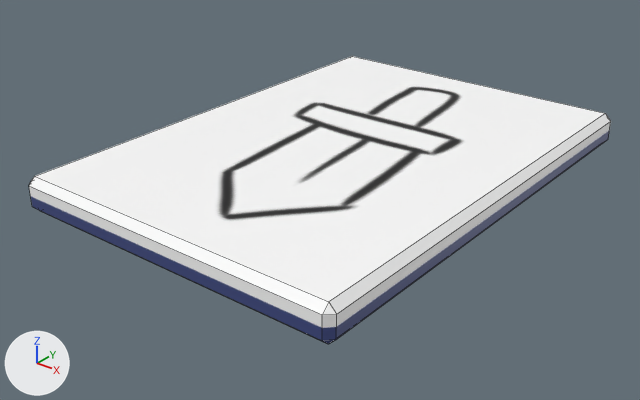
Renders of the FBX model Assets/Prefabs/Card.fbx from each side of a commit.
The view is the same before and after, from a 50 mm lens placed at (17.79, 0.808, 0.884), pointed at (17.084, 1.69, 0.337). Arrows for +X, +Y and +Z are at lower left; the lights stay in place. Mesh edges are drawn as thin lines. Where no turn or scale is listed for an object, it has been applied to the vertices.

Objects in the first picture: 'Card'.
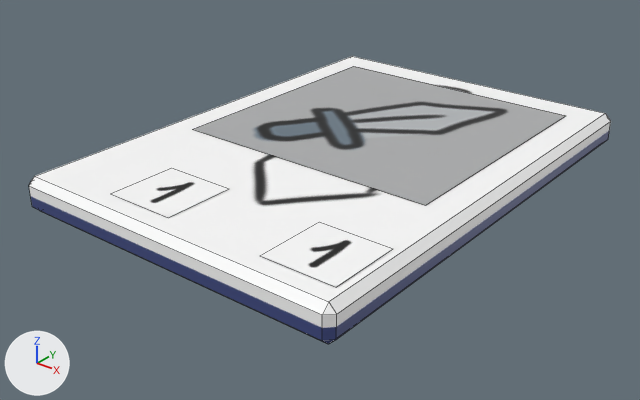
Location of each change, [x1, y1, x2, y2] in pixels of the pictures (640 x 400 px):
```json
{"part": 1, "of": "me_cube_022", "change": "added", "after": [111, 66, 566, 287]}
{"part": 2, "of": "me_cube_022", "change": "surface changed", "before": [107, 63, 569, 291], "after": [107, 63, 569, 291]}
```

The change, as JSON lines over the scene's bpy script:
```json
{"op": "add", "block": "img_1_png", "code": ["img_1_png = load_image('1.png', 'CardTextures/numbers/1.png', 64, 64, 'sRGB')"]}
{"op": "add", "block": "img_weapon0_png", "code": ["img_weapon0_png = load_image('weapon0.png', 'CardTextures/images/weapon0.png', 128, 128, 'sRGB')"]}
{"op": "add", "block": "mat_damage", "code": ["mat_damage = principled_material('Damage')", "mat_damage.texture = img_1_png"]}
{"op": "add", "block": "mat_health", "code": ["mat_health = principled_material('Health')", "mat_health.texture = img_1_png"]}
{"op": "add", "block": "mat_image", "code": ["mat_image = principled_material('Image')", "mat_image.texture = img_weapon0_png"]}
{"block": "me_cube_022", "where": "# used by ob_card; location = (17.094, 1.731, 0.365)"}
{"block": "me_cube_022", "where": "# verts and faces of me_cube_022; kept vertices keep their numbers, new ones are numbered from 24"}
{"op": "remove", "block": "me_cube_022", "code": "me_cube_022.from_pydata(...)  # 24 vertices, 26 faces; spans x -0.25..0.25, y -0.35..0.35, z 0.0..0.05"}
{"op": "add", "block": "me_cube_022", "code": "me_cube_022.from_pydata(...)  # 36 vertices, 29 faces; spans x -0.25..0.25, y -0.35..0.35, z 0.0..0.051"}
{"block": "me_cube_022", "change": "me_cube_022 part 1"}
{"op": "add", "block": "me_cube_022", "code": "verts[24] = (-0.12, -0.315, 0.051)  # pixel (110, 193)"}
{"op": "add", "block": "me_cube_022", "code": "verts[25] = (-0.12, -0.213, 0.051)  # pixel (171, 167)"}
{"op": "add", "block": "me_cube_022", "code": "verts[26] = (0.126, -0.315, 0.051)  # pixel (259, 255)"}
{"op": "add", "block": "me_cube_022", "code": "verts[27] = (0.126, -0.213, 0.051)  # pixel (319, 221)"}
{"op": "add", "block": "me_cube_022", "code": "for new, old in zip([*range(28, 32)], [*range(24, 28)]): verts[new] = verts[old] + (0.104, 0.0, 0.0)"}
{"op": "add", "block": "me_cube_022", "code": "verts[32] = (-0.199, -0.1, 0.051)  # pixel (192, 129)"}
{"op": "add", "block": "me_cube_022", "code": "verts[33] = (0.199, -0.1, 0.051)  # pixel (425, 205)"}
{"op": "add", "block": "me_cube_022", "code": "verts[34] = (-0.199, 0.291, 0.051)  # pixel (353, 66)"}
{"op": "add", "block": "me_cube_022", "code": "verts[35] = (0.199, 0.291, 0.051)  # pixel (566, 115)"}
{"op": "add", "block": "me_cube_022", "code": "faces += [(24, 28, 29, 25)]  # mat_health (picture img_1_png)"}
{"op": "add", "block": "me_cube_022", "code": "faces += [(32, 33, 35, 34)]  # mat_image (picture img_weapon0_png)"}
{"op": "add", "block": "me_cube_022", "code": "faces += [(26, 30, 31, 27)]  # mat_damage (picture img_1_png)"}
{"block": "me_cube_022", "change": "me_cube_022 part 2: 9 kept faces spanning x -0.25..0.25, y -0.35..0.35, z 0.04..0.05 get new texture (UV) coordinates"}
{"op": "add", "block": "me_cube_022", "code": "me_cube_022.materials.append(mat_health)  # picture img_1_png"}
{"op": "add", "block": "me_cube_022", "code": "me_cube_022.materials.append(mat_image)  # picture img_weapon0_png"}
{"op": "add", "block": "me_cube_022", "code": "me_cube_022.materials.append(mat_damage)  # picture img_1_png"}
```
